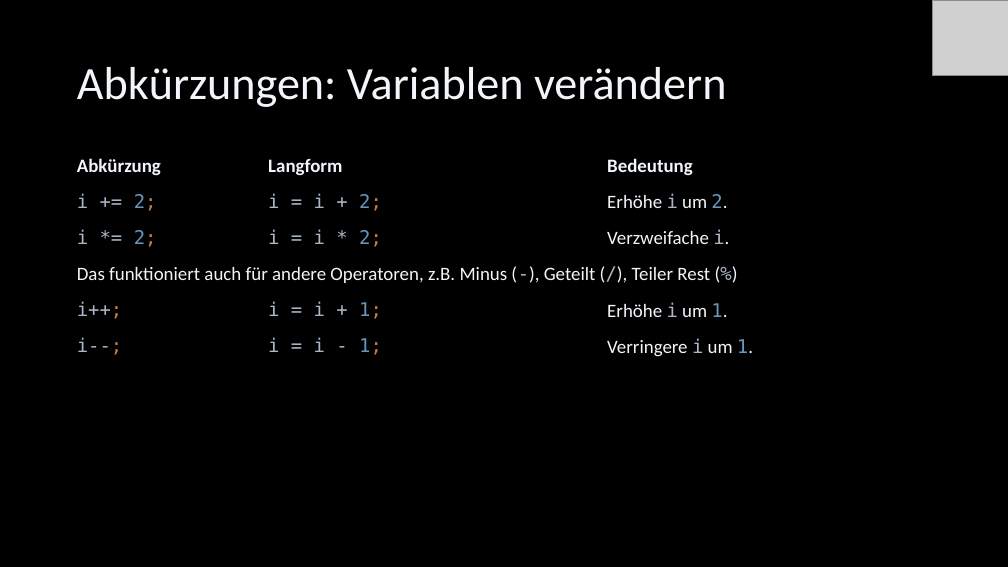
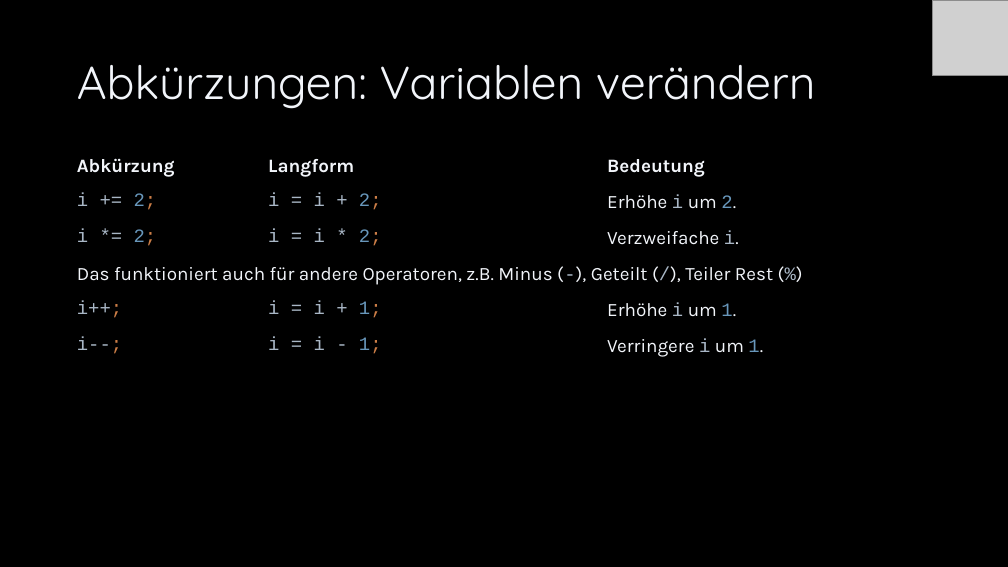
Before and after one commit to Cactusroot/Java, a slide deck: slide 54 of src/Java.pptx (slide 53 before the commit). Drawn at 1008x567 pixels with LibreOffice and Linux fonts; fonts in the diff are those of the drawing; grey boxes stand for pictures. Boxes give left, top, right and bottom in pixels: in the first picture for what was removed or moved away, otherwise in the second. Text is boxed around its words. In the diff, an @@ line names an element or a change of style, - is before the commit and + after.

```diff
--- a/src/Java.pptx
+++ b/src/Java.pptx
@@ title "Abkürzungen: Variablen verändern" at [77, 65, 816, 109]: font Calibri to Quicksand @@
@@ table at [70, 151, 938, 368] @@
@@ font Calibri to Karla in "Abkürzung", "Langform", "Bedeutung", "Erhöhe um 2." and 4 more places @@
@@ font DejaVu Sans Mono to Courier New in "i += 2;", "i = i + 2;", "i 2.", "i *= 2;" and 9 more places @@
```
Also in this commit, not shown: 98 other slides changed, 4 slides added, 5 other files.
